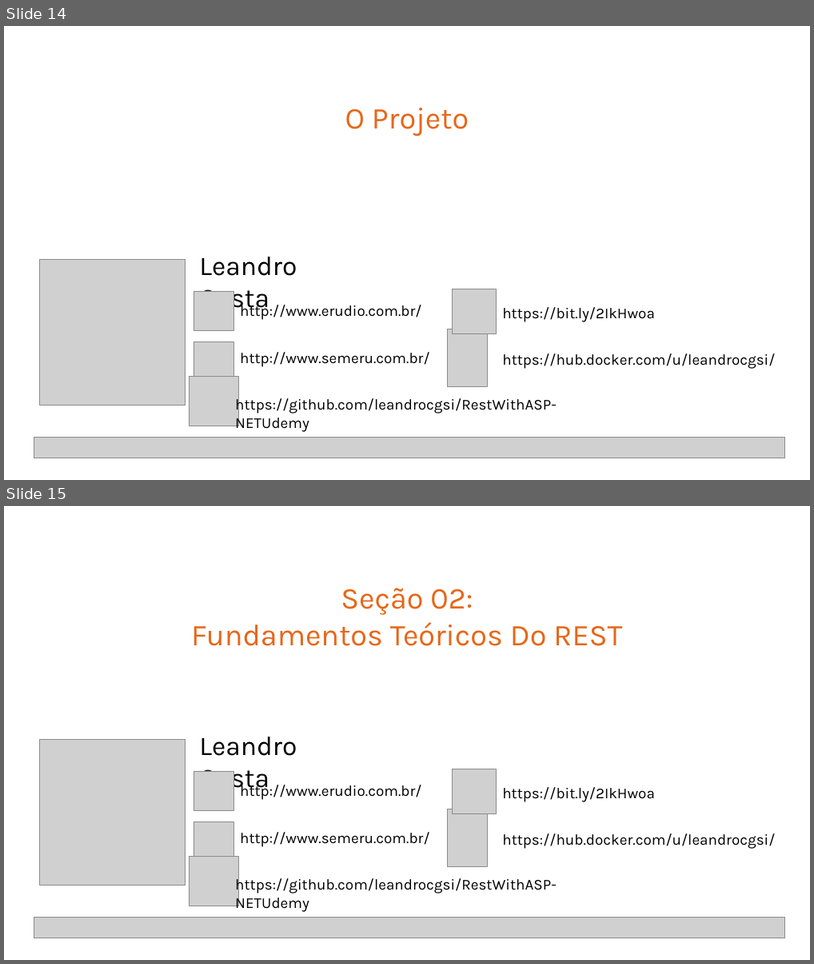
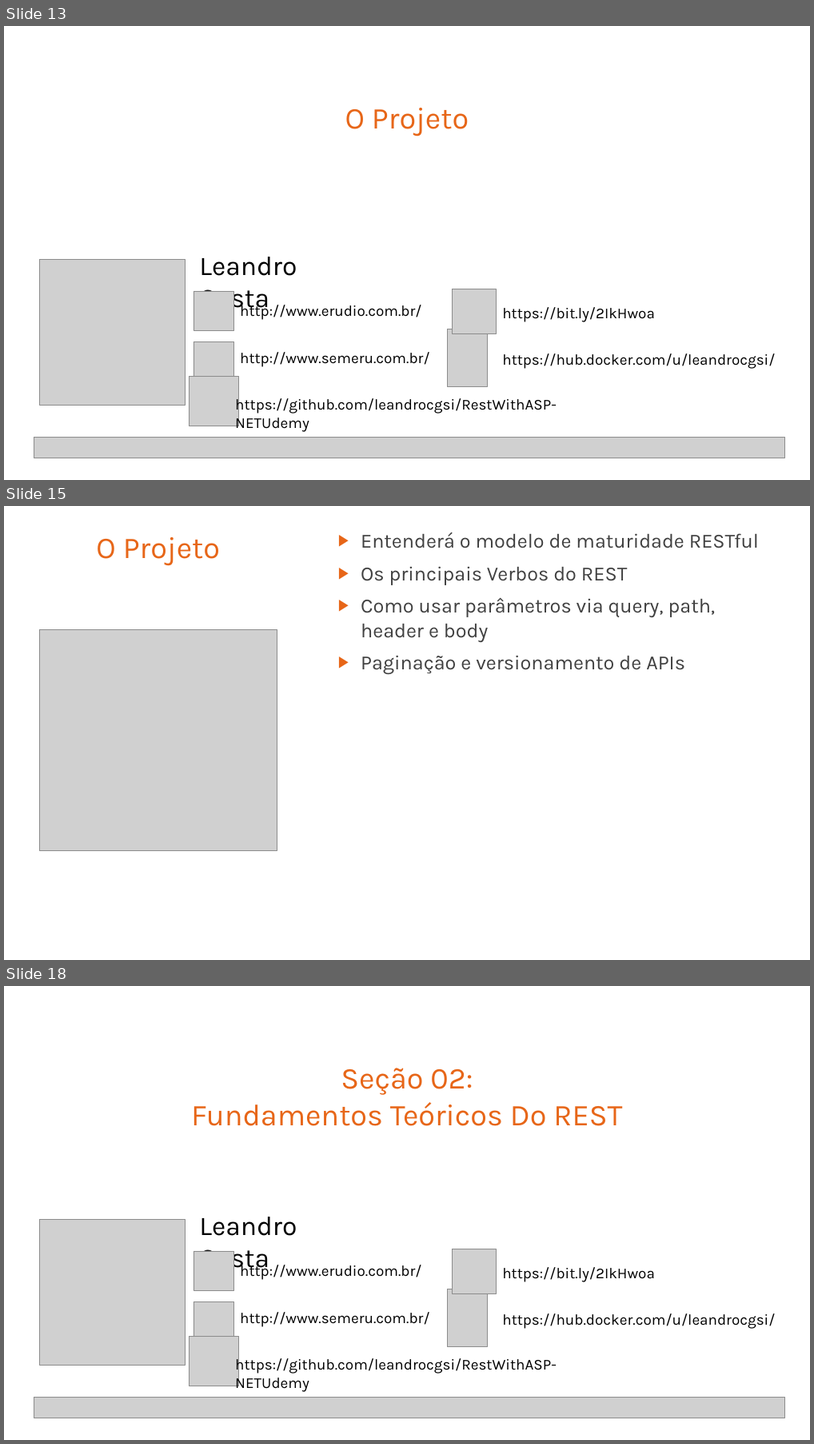
Before and after one commit to leandrocgsi/RestWithASP-NETUdemy, a slide deck: Documents/Building Modern RESTFul API's With ASP.NET Core - Architectural Overview.pptx. Shown one above the other, each under a label of ours: slides 14 and 15 before the commit, slides 13, 15 and 18 after it; the slides between them are not shown. The pictures are 814x964 and 814x1444 pixels, drawn with LibreOffice and Linux fonts; fonts in the diff are those of the drawing; grey boxes stand for pictures. Boxes give left, top, right and bottom in pixels: in the first picture for what was removed or moved away, otherwise in the second. Text is boxed around its words. In the diff, an @@ line names an element or a change of style, - is before the commit and + after.

```diff
--- a/Documents/Building Modern RESTFul API's With ASP.NET Core - Architectural Overview.pptx
+++ b/Documents/Building Modern RESTFul API's With ASP.NET Core - Architectural Overview.pptx
@@ slide 15 added at (x1=4, y1=506, x2=810, y2=960), background #FFFFFF @@
@@ title added at (x1=96, y1=537, x2=220, y2=565), 36 pt, text #E76618 @@
+O Projeto
@@ text added at (x1=361, y1=532, x2=759, y2=674), 24 pt, text #404040 @@
+▶ Entenderá o modelo de maturidade RESTful
+▶ Os principais Verbos do REST
+▶ Como usar parâmetros via query, path, header e body
+▶ Paginação e versionamento de APIs
@@ picture added at (x1=39, y1=629, x2=278, y2=850) @@
@@ what was slide 14 is now slide 13 @@
@@ what was slide 15 is now slide 18 @@
```
Also in this commit, not shown: 7 other slides added, 1 slide removed.
